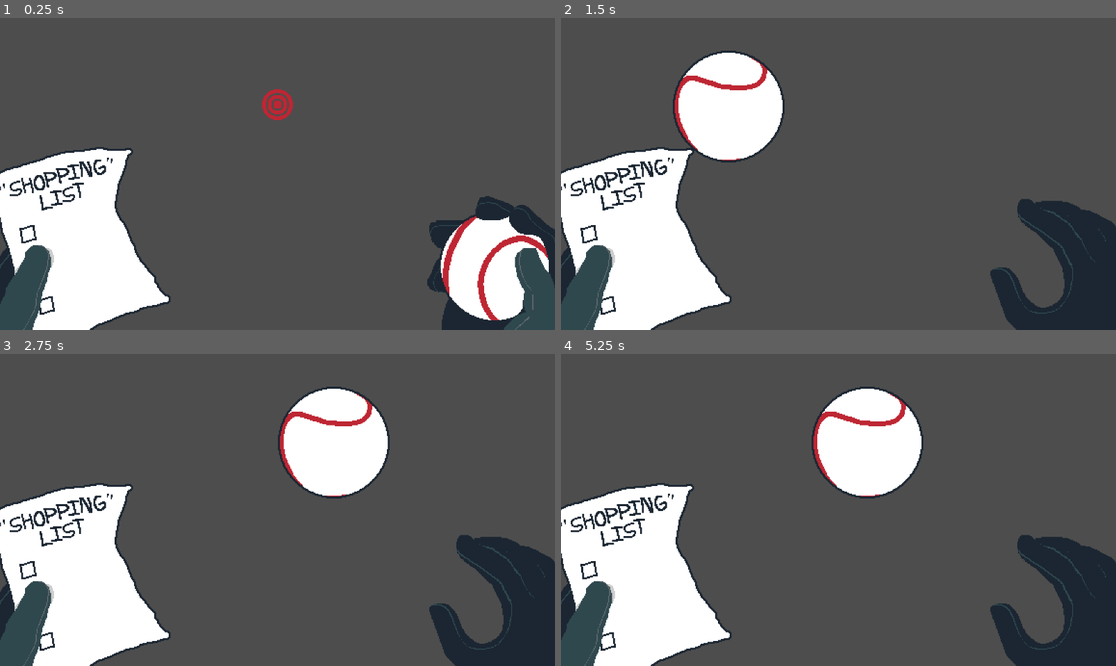
Above: before the commit, frames 1-4 (two rows, left to right).
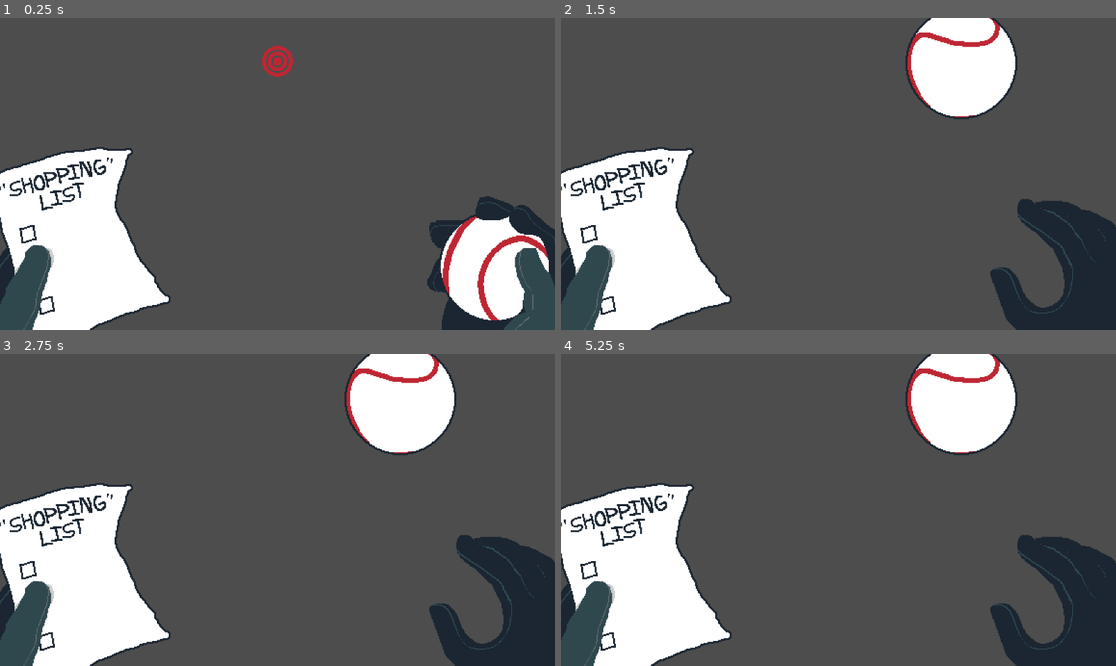
Above: after the commit, the same moments.

Repository: soko7awen/N330Project2
Game: Godot game, scene res://scenes/main.tscn
Same seed, same stepped clock (60 frames per second), same inputs: the game is played once before the commit and once after it.
Inputs (mouse positions are in pixels of both pictures, inside the frame that each line leads up to):
- Up to frame 1 (0.25 s): no input
- Up to frame 2 (1.5 s): move the mouse to (960, 158) at 0.52 s; tap Space (action) at 0.6, 1.35 s; tap Enter at 1.25 s; move the mouse to (727, 189) at 1.27 s
- Up to frame 3 (2.75 s): tap Space (action) at 2, 2.1 s; move the mouse to (333, 441) at 2.02 s
- Up to frame 4 (5.25 s): tap Enter at 2.75, 4.25 s; move the mouse to (810, 572) at 2.77 s; tap Space (action) at 2.85, 3.5, 3.6, 4.35, 5, 5.1 s; move the mouse to (1005, 556) at 3.52 s; move the mouse to (672, 463) at 4.27 s; move the mouse to (866, 510) at 5.02 s

The runs differ from the first frame. In frame 1, 0.7% of the frame differs, in the area x 47-53%, y 8-33%; in frame 2, 11%, in the area x 20-83%, y 0-47%; in frame 3, 9.4%; in frame 4, 11%.

Commit message:
slight changes

Diff:
--- a/Project/scenes/main.gd
+++ b/Project/scenes/main.gd
@@ -6,17 +6,36 @@
 
 enum STATUSES {AIMING,THROWING,EMPTY}
 var status = STATUSES.AIMING
+var cursor_scrolling = false
+var cursor_shelf = 0
 
 func _ready():
 	Input.set_mouse_mode(Input.MOUSE_MODE_HIDDEN)
 
 func _process(_delta):
-	$Cursor.position.x = get_global_mouse_position().x
 	if Input.is_action_just_pressed("action"):
-		status = STATUSES.THROWING
-		$RightHand.texture = throw_tex
+		if status == STATUSES.AIMING:
+			status = STATUSES.THROWING
+			$RightHand.texture = throw_tex
 	if Input.is_action_just_released("action"):
 		status = STATUSES.EMPTY
 		$RightHand.texture = empty_tex
+		#later
 		$Ball.show()
-		$Ball.position = Vector2(get_global_mouse_position().x,180)
+		$Ball.position = $Cursor.position
+
+	if status == STATUSES.AIMING:
+		$Cursor.position.x = get_global_mouse_position().x
+	if status == STATUSES.THROWING:
+		if !cursor_scrolling: scroll_cursor()
+
+func scroll_cursor():
+	if $Cursor/Timer.is_stopped():
+		$Cursor/Timer.start()
+
+func _on_cursor_timer_timeout():
+	if status == STATUSES.THROWING:
+		$Cursor.position.y = $ShelfMarkers.get_child(cursor_shelf).position.y
+		if cursor_shelf < 2: cursor_shelf += 1
+		else: cursor_shelf = 0
+		scroll_cursor()
--- a/Project/scenes/main.tscn
+++ b/Project/scenes/main.tscn
@@ -28,20 +28,33 @@
 "speed": 5.0
 }]
 
+[sub_resource type="RectangleShape2D" id="RectangleShape2D_kycfc"]
+size = Vector2(48, 48)
+
 [node name="Main" type="Node2D"]
 texture_filter = 1
 script = ExtResource("1_ugoic")
 
 [node name="Cursor" type="AnimatedSprite2D" parent="."]
-position = Vector2(0, 180)
+position = Vector2(0, 90)
 scale = Vector2(2, 2)
 sprite_frames = SubResource("SpriteFrames_awmmg")
 autoplay = "default"
 
+[node name="Timer" type="Timer" parent="Cursor"]
+wait_time = 0.3
+one_shot = true
+
 [node name="Ball" type="Sprite2D" parent="."]
+visible = false
 position = Vector2(1025, 512)
 scale = Vector2(2, 2)
 texture = ExtResource("4_hkygl")
+
+[node name="Area2D" type="Area2D" parent="Ball"]
+
+[node name="CollisionShape2D" type="CollisionShape2D" parent="Ball/Area2D"]
+shape = SubResource("RectangleShape2D_kycfc")
 
 [node name="RightHand" type="Sprite2D" parent="."]
 position = Vector2(993, 484)
@@ -52,3 +65,19 @@
 position = Vector2(192, 452)
 scale = Vector2(2, 2)
 texture = ExtResource("4_n444t")
+
+[node name="ShelfMarkers" type="Node2D" parent="."]
+
+[node name="Shelf0" type="Marker2D" parent="ShelfMarkers"]
+position = Vector2(0, 90)
+gizmo_extents = 28.0
+
+[node name="Shelf1" type="Marker2D" parent="ShelfMarkers"]
+position = Vector2(0, 180)
+gizmo_extents = 28.0
+
+[node name="Shelf2" type="Marker2D" parent="ShelfMarkers"]
+position = Vector2(0, 270)
+gizmo_extents = 28.0
+
+[connection signal="timeout" from="Cursor/Timer" to="." method="_on_cursor_timer_timeout"]
Not shown: 1 places in Project/scenes/main.tscn that only renumber resources
Not shown, removed: Docs/.~lock.N330Project2Document.docx#
